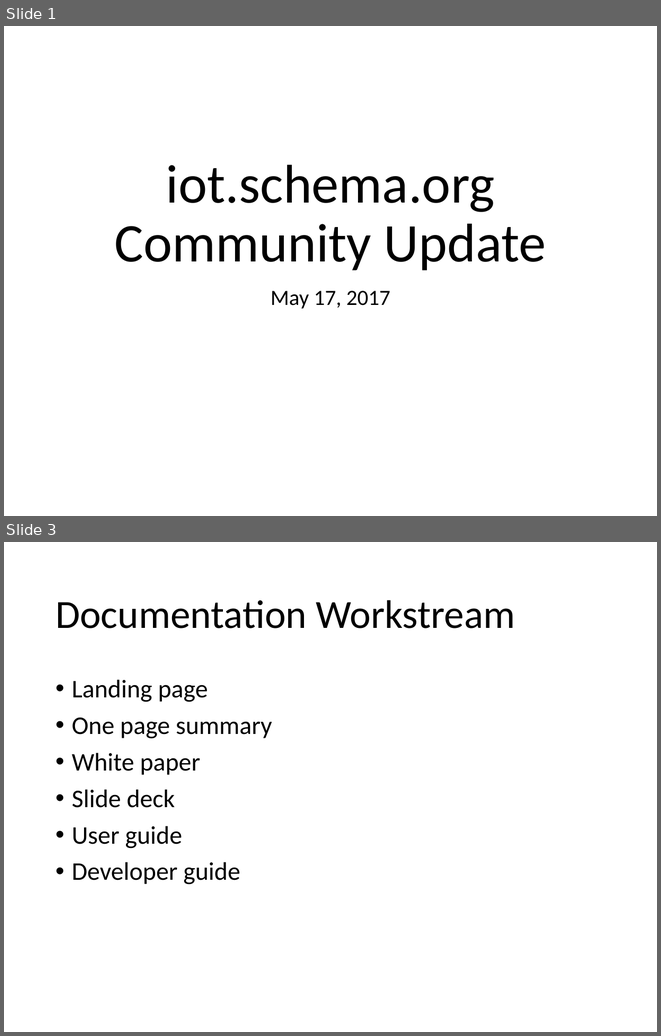
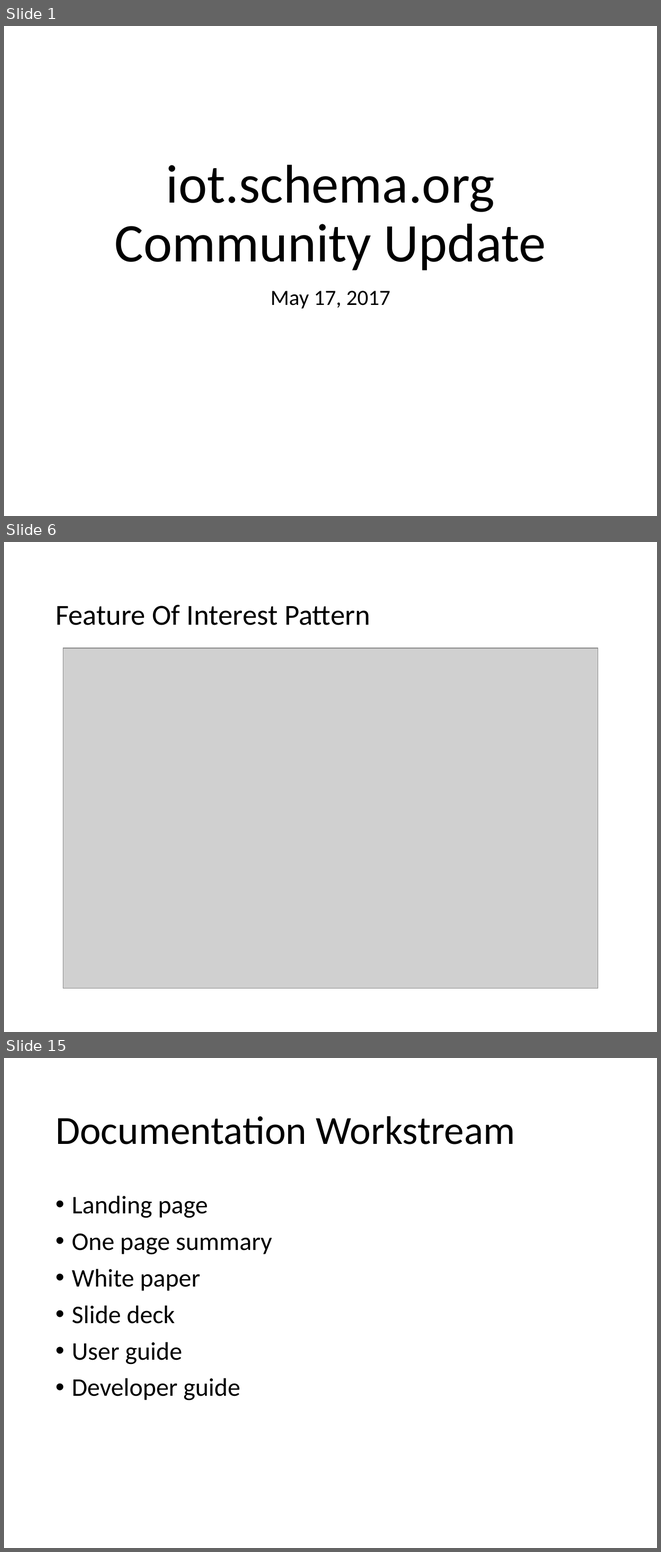
Before and after one commit to iot-schema-collab/teleconferences, a slide deck: iotschema-17may20218.pptx. Shown one above the other, each under a label of ours: slides 1 and 3 before the commit, slides 1, 6 and 15 after it; the slides between them are not shown. The pictures are 661x1036 and 661x1552 pixels, drawn with LibreOffice and Linux fonts; fonts in the diff are those of the drawing; grey boxes stand for pictures. Boxes give left, top, right and bottom in pixels: in the first picture for what was removed or moved away, otherwise in the second. Text is boxed around its words. In the diff, an @@ line names an element or a change of style, - is before the commit and + after.

```diff
--- a/iotschema-17may20218.pptx
+++ b/iotschema-17may20218.pptx
@@ slide 6 added at (4,542,657,1032), background #FFFFFF @@
@@ title added at (55,605,370,625), 32 pt, text #000000 @@
+Feature Of Interest Pattern
@@ picture added at (63,648,598,987) @@
@@ what was slide 3 is now slide 15 @@
```
Also in this commit, not shown: 2 slides changed, 10 other slides added, 1 slide removed, 1 other file.
